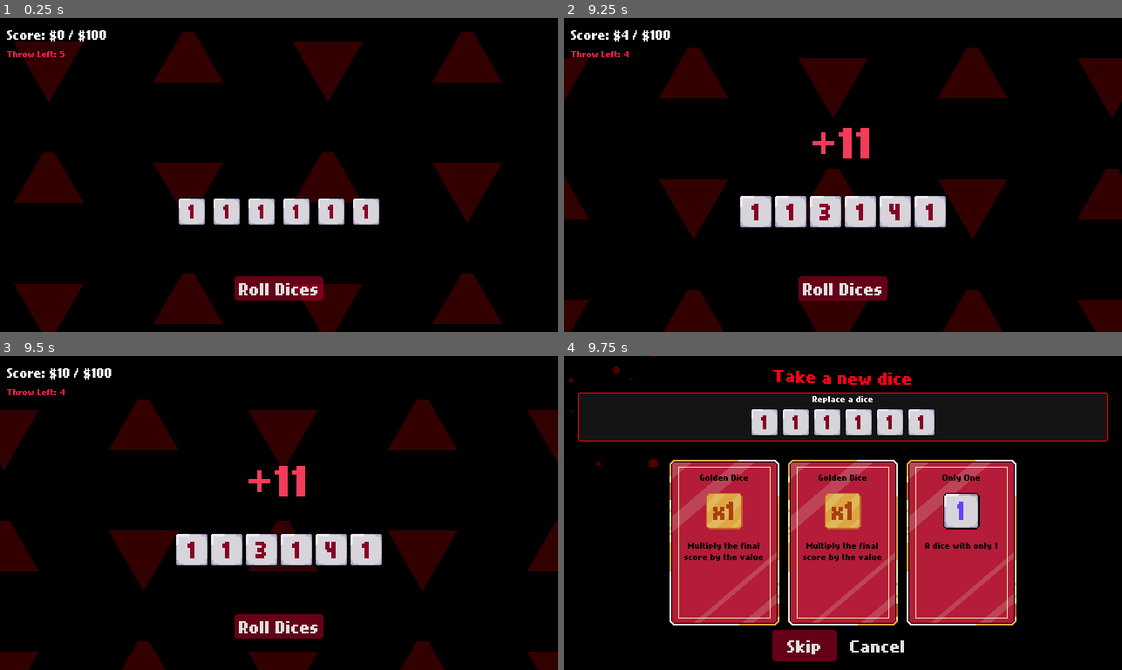
Above: before the commit, frames 1-4 (two rows, left to right).
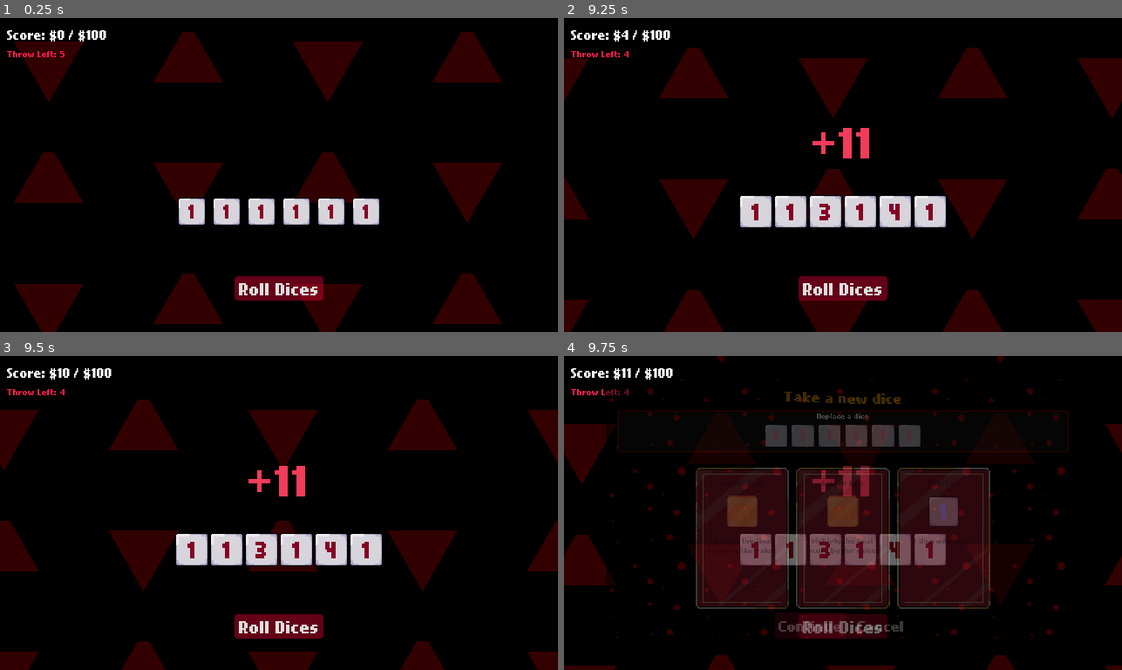
Above: after the commit, the same moments.

Repository: Neo-Ciber94/hell_dice_prototype
Game: Godot game, scene res://common/board/board.tscn
Same seed, same stepped clock (60 frames per second), same inputs: the game is played once before the commit and once after it.
Inputs (mouse positions are in pixels of both pictures, inside the frame that each line leads up to):
- Up to frame 1 (0.25 s): no input
- Up to frame 2 (9.25 s): click (753, 212) at 0.5 s; click (792, 212) at 1.25 s; click (826, 212) at 2 s; click (859, 212) at 2.75 s; click (893, 212) at 3.5 s; click (932, 212) at 4.25 s; click "Roll Dices" at 5 s; click (753, 212) at 5.75 s; click (792, 212) at 6.5 s; click (826, 212) at 7.25 s; click (859, 212) at 8 s; click (893, 212) at 8.75 s
- Up to frame 3 (9.5 s): no input
- Up to frame 4 (9.75 s): click (932, 550) at 9.5 s

Frames 1-3 are identical in both runs. In frame 4, 43% of the frame differs, in the area x 0-100%, y 0-100%.

Commit message:
minor changes

Diff:
--- a/common/screens/dice_selection_screen/dice_selection_screen.gd
+++ b/common/screens/dice_selection_screen/dice_selection_screen.gd
@@ -17,7 +17,15 @@
 	EventBus.on_dice_selected.connect(_on_dice_selected)
 
 func show_dice_selection(board: Board) -> void:
-	show()
+	var tween = create_tween();
+	self.modulate.a = 0.0;
+	tween.set_parallel(true)
+	tween.set_trans(Tween.TRANS_SINE)
+	tween.set_ease(Tween.EASE_IN_OUT)
+	tween.tween_property(self, "modulate:a", 1.0, 0.5).from(0);
+	tween.tween_property(self, "scale", Vector2.ONE, 0.5).from(Vector2.ONE * 0.8)
+
+	show.call_deferred()
 	_prepare_current_dices(board)
 	_prepare_dice_selection()
 
--- a/common/screens/dice_selection_screen/dice_selection_screen.tscn
+++ b/common/screens/dice_selection_screen/dice_selection_screen.tscn
@@ -41,17 +41,13 @@
 anchor_bottom = 1.0
 grow_horizontal = 2
 grow_vertical = 2
+pivot_offset = Vector2(320, 180)
 mouse_filter = 1
 color = Color(0, 0, 0, 1)
 script = ExtResource("1_7xkwk")
 
 [node name="DottedBg" parent="." instance=ExtResource("2_d3dlh")]
-layout_mode = 0
-anchors_preset = 0
-anchor_right = 0.0
-anchor_bottom = 0.0
-grow_horizontal = 1
-grow_vertical = 1
+layout_mode = 1
 
 [node name="MarginContainer" type="MarginContainer" parent="."]
 layout_mode = 1
@@ -71,7 +67,7 @@
 
 [node name="Label" type="RichTextLabel" parent="MarginContainer/VBoxContainer"]
 layout_mode = 2
-theme_override_colors/default_color = Color(1, 0, 0.09759998, 1)
+theme_override_colors/default_color = Color(1, 0.69112843, 0, 1)
 theme_override_font_sizes/normal_font_size = 32
 bbcode_enabled = true
 text = "[wave]Take a new dice[/wave]"
@@ -157,7 +153,7 @@
 theme_override_styles/pressed = SubResource("StyleBoxFlat_4vgwx")
 theme_override_styles/hover = SubResource("StyleBoxFlat_4vgwx")
 theme_override_styles/focus = SubResource("StyleBoxFlat_4vgwx")
-text = "Skip"
+text = "Continue"
 
 [node name="CancelButton" type="Button" parent="MarginContainer/VBoxContainer/HBoxContainer2"]
 unique_name_in_owner = true
